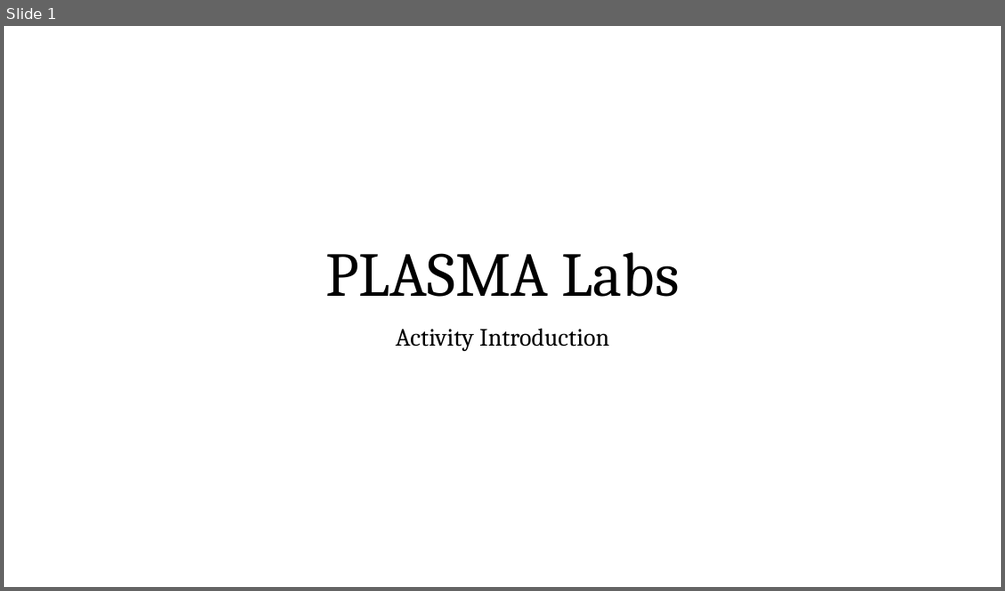
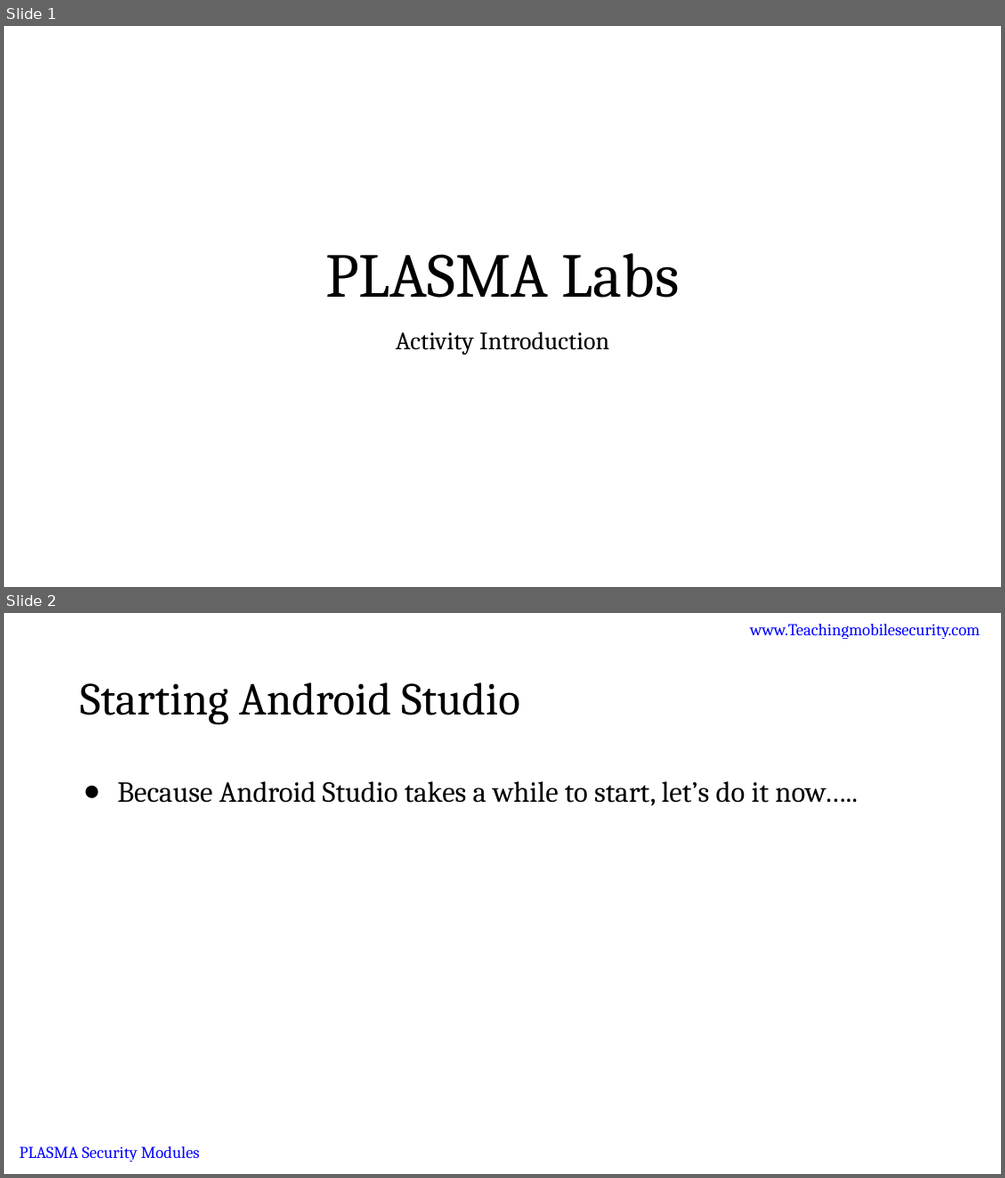
Before and after one commit to dan7800/VulnerableAndroidAppOracle, a slide deck: Vulnerabilities/ActivityIntro/ActivityIntro.pptx. Shown one above the other, each under a label of ours: slide 1 before the commit, slides 1 and 2 after it. The pictures are 1005x591 and 1005x1178 pixels, drawn with LibreOffice and Linux fonts; fonts in the diff are those of the drawing; background and template pictures are left out. Boxes give left, top, right and bottom in pixels: in the first picture for what was removed or moved away, otherwise in the second. Text is boxed around its words. In the diff, an @@ line names an element or a change of style, - is before the commit and + after.

Commit message:
updated activity slides

```diff
--- a/Vulnerabilities/ActivityIntro/ActivityIntro.pptx
+++ b/Vulnerabilities/ActivityIntro/ActivityIntro.pptx
@@ slide 2 added at (x1=4, y1=613, x2=1001, y2=1174), background #FFFFFF @@
@@ text added at (x1=750, y1=624, x2=979, y2=639), 16 pt, text #0000FF, underline @@
+www.Teachingmobilesecurity.com
@@ text added at (x1=80, y1=682, x2=519, y2=725), 44 pt, text #000000 @@
+Starting Android Studio
@@ text added at (x1=117, y1=781, x2=858, y2=805), 28 pt, text #000000 @@
+● Because Android Studio takes a while to start, let’s do it now…..
@@ text added at (x1=19, y1=1146, x2=200, y2=1161), 16 pt, text #0000FF, underline @@
+PLASMA Security Modules
@@ slide 1 changed as well @@
@@ text "Activity Introduction" at (x1=396, y1=331, x2=609, y2=354): line spacing 0.9 to 1; less space between paragraphs @@
```
Also in this commit, not shown: 5 other slides changed.
